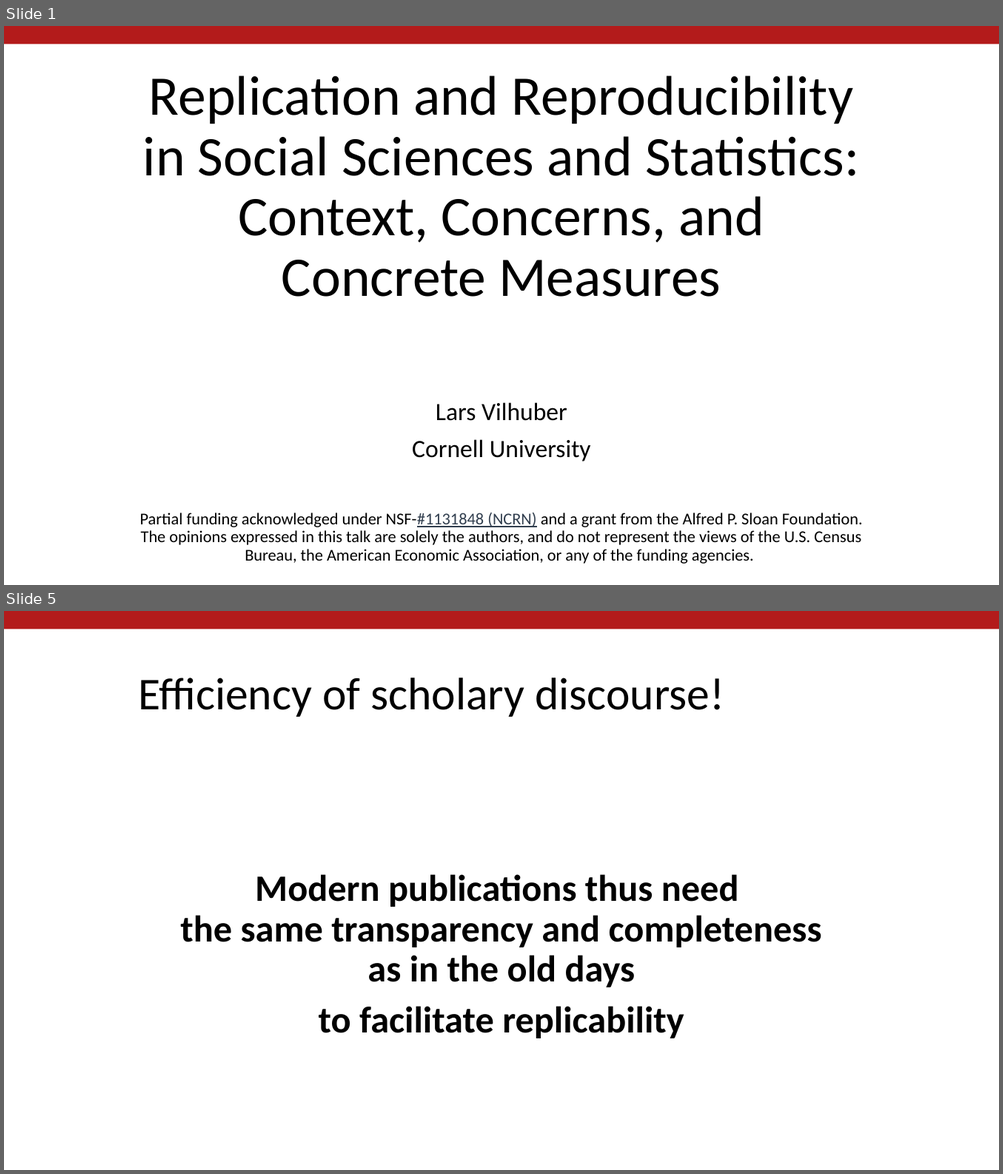
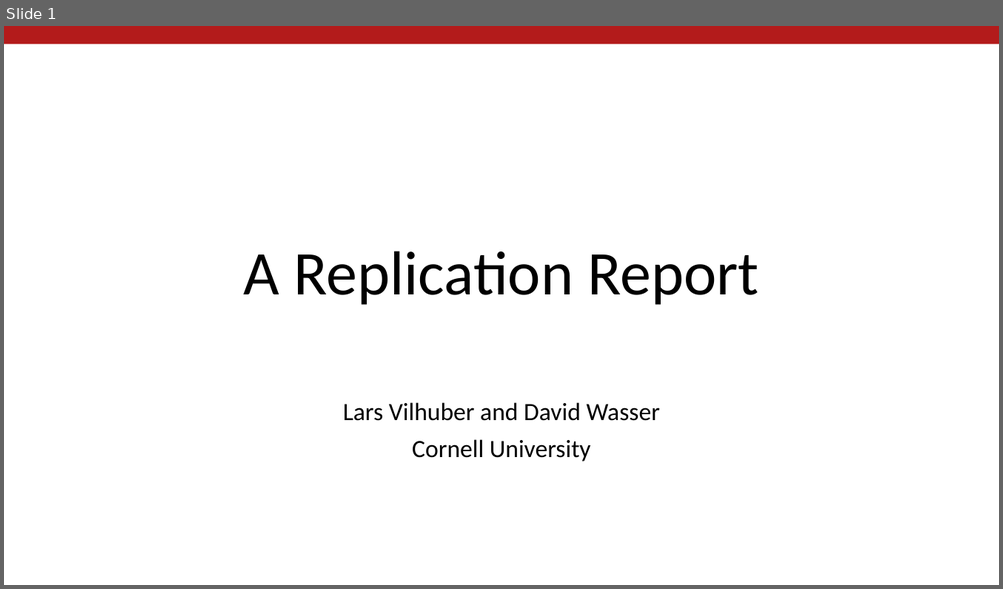
Before and after one commit to labordynamicsinstitute/replicability-training, a slide deck: Fall 2019/Overview-Motivation-AEA-Replication.pptx. Shown one above the other, each under a label of ours: slides 1 and 5 before the commit, slide 1 after it; the slides between them are not shown. The pictures are 1003x1174 and 1003x589 pixels, drawn with LibreOffice and Linux fonts; fonts in the diff are those of the drawing; background and template pictures are left out. Boxes give left, top, right and bottom in pixels: in the first picture for what was removed or moved away, otherwise in the second. Text is boxed around its words. In the diff, an @@ line names an element or a change of style, - is before the commit and + after.

```diff
--- a/Fall 2019/Overview-Motivation-AEA-Replication.pptx
+++ b/Fall 2019/Overview-Motivation-AEA-Replication.pptx
@@ slide 5 removed at box(4, 611, 999, 1170), background #FFFFFF; not listed: 1 template element that a slide beside it also shows @@
@@ title removed at box(138, 678, 724, 717) @@
-Efficiency of scholary discourse!
@@ text removed at box(180, 874, 822, 1039) @@
-Modern publications thus need
-the same transparency and completeness
-as in the old days
-to facilitate replicability
@@ slide 1 changed as well @@
@@ title at box(244, 251, 759, 305): text changed; size 54 to 60 pt @@
-Replication and Reproducibility in Social Sciences and Statistics: Context, Concerns, and Concrete Measures
+A Replication Report
@@ subtitle at box(343, 403, 660, 421): text changed @@
-Lars Vilhuber
+Lars Vilhuber and David Wasser
@@ subtitle at box(140, 513, 862, 564): paragraph removed @@
-Partial funding acknowledged under NSF-#1131848 (NCRN) and a grant from the Alfred P. Sloan Foundation.
-The opinions expressed in this talk are solely the authors, and do not represent the views of the U.S. Census Bureau, the American Economic Association, or any of the funding agencies.
```
Also in this commit, not shown: 6 slides added, 26 other slides removed.
